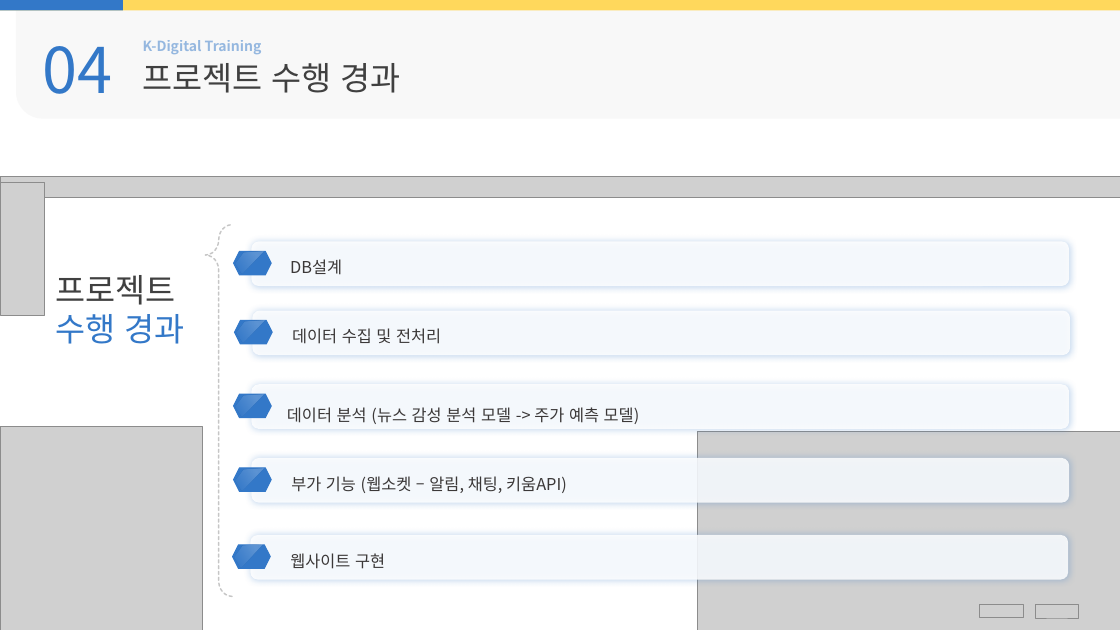
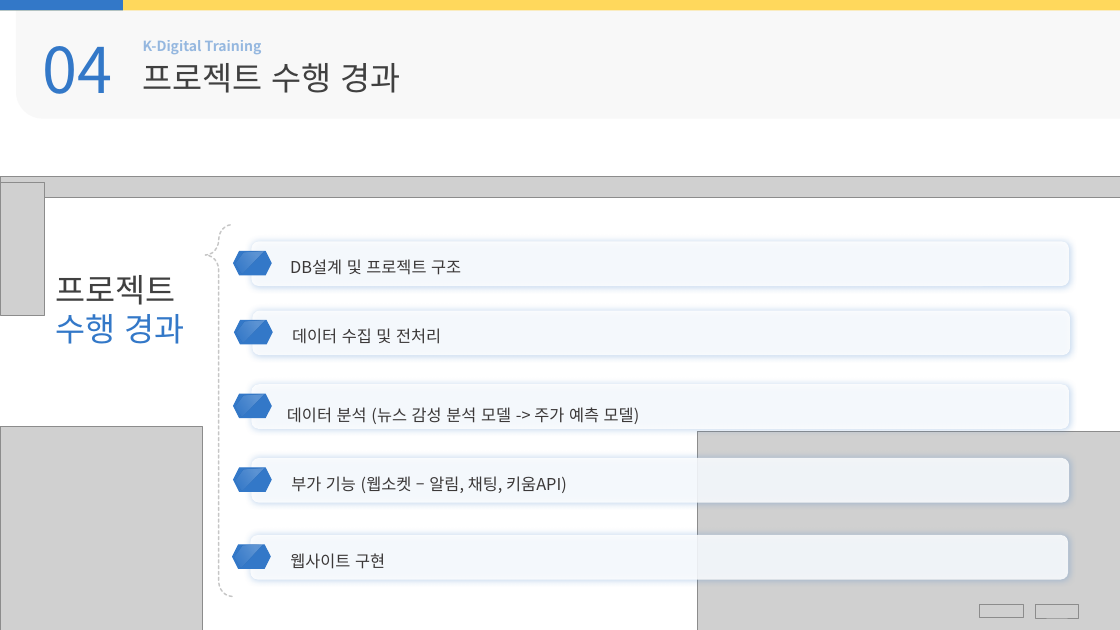
Before and after one commit to Milk0621/project-news-stock, a slide deck: slide 8 of kospi/python/etcFile/kospi 발표.pptx. Drawn at 1120x630 pixels with LibreOffice and Linux fonts; fonts in the diff are those of the drawing; grey boxes stand for pictures; background and template pictures are left out. Boxes give left, top, right and bottom in pixels: in the first picture for what was removed or moved away, otherwise in the second. Text is boxed around its words. In the diff, an @@ line names an element or a change of style, - is before the commit and + after.

```diff
--- a/kospi/python/etcFile/kospi 발표.pptx
+++ b/kospi/python/etcFile/kospi 발표.pptx
@@ text at <box>290,259,461,275</box>: text changed @@
-DB설계
+DB설계 및 프로젝트 구조
```
Also in this commit, not shown: 11 other slides changed, 4 slides added, 1 slide removed.
